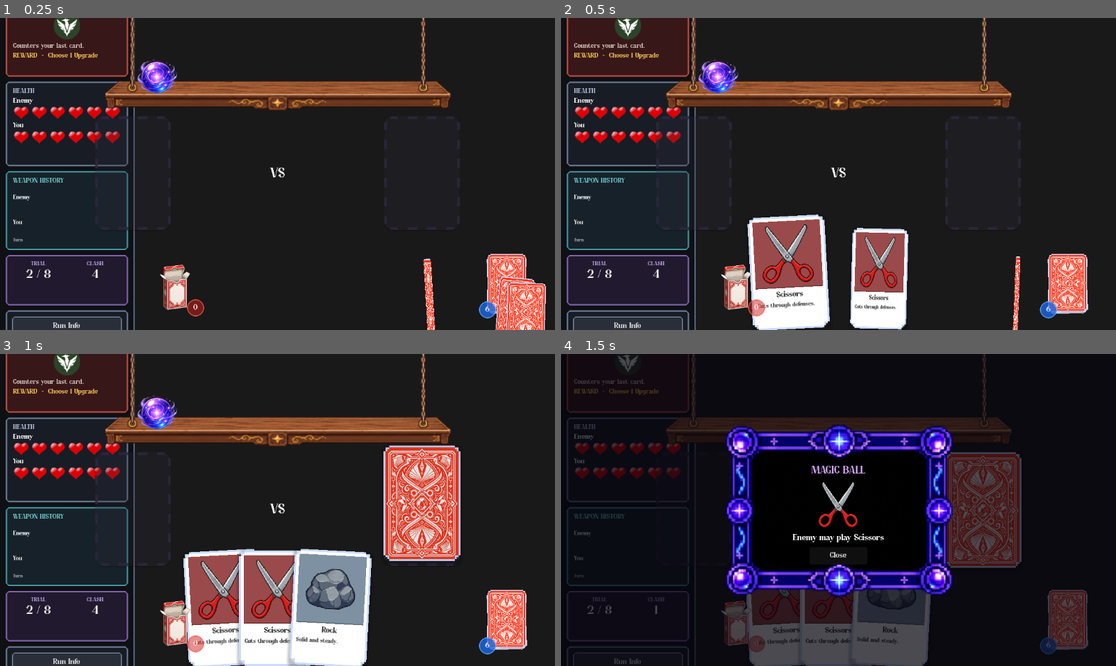
Above: before the commit, frames 1-4 (two rows, left to right).
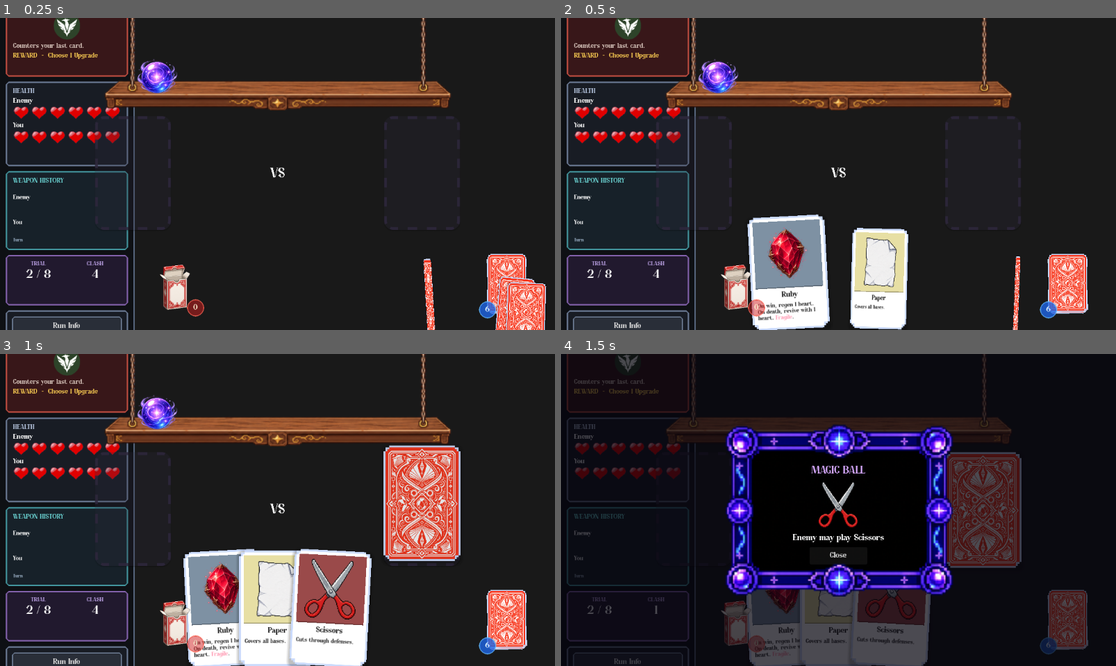
Above: after the commit, the same moments.

Repository: MaulRai/jankpot
Game: Godot game, scene res://scenes/main/Main.tscn
Same seed, same stepped clock (60 frames per second), same inputs: the game is played once before the commit and once after it.
Inputs (mouse positions are in pixels of both pictures, inside the frame that each line leads up to):
- Up to frame 1 (0.25 s): no input
- Up to frame 2 (0.5 s): no input
- Up to frame 3 (1 s): click "Run Info" at 0.5 s
- Up to frame 4 (1.5 s): click (716, 413) at 1.25 s

Frame 1 is identical in both runs. In frame 2, 4.6% of the frame differs, in the area x 34-62%, y 64-97%; in frame 3, 7.0%, in the area x 33-67%, y 63-98%; in frame 4, 2.7%.

Commit message:
test: starting weapon

Diff:
--- a/scenes/main/Main.tscn
+++ b/scenes/main/Main.tscn
@@ -16,6 +16,10 @@
 [ext_resource type="PackedScene" path="res://scenes/ui/DrawPileViewer.tscn" id="15_draw_viewer"]
 [ext_resource type="PackedScene" path="res://scenes/ui/ConsumableShelf.tscn" id="16_shelf"]
 [ext_resource type="PackedScene" path="res://scenes/ui/MagicBallModal.tscn" id="17_magic_modal"]
+[ext_resource type="Resource" path="res://resources/weapons/ruby.tres" id="18_ruby"]
+[ext_resource type="Resource" path="res://resources/weapons/basic_rock.tres" id="19_rock"]
+[ext_resource type="Resource" path="res://resources/weapons/basic_paper.tres" id="20_paper"]
+[ext_resource type="Resource" path="res://resources/weapons/basic_scissors.tres" id="21_scissors"]
 
 [node name="Main" type="Control"]
 layout_mode = 3
@@ -40,6 +44,8 @@
 
 [node name="DeckManager" type="Node" parent="GameController"]
 script = ExtResource("2_def34")
+assigned_deck = Array[CardDef]([ExtResource("18_ruby"), ExtResource("19_rock"), ExtResource("19_rock"), ExtResource("20_paper"), ExtResource("20_paper"), ExtResource("20_paper"), ExtResource("21_scissors"), ExtResource("21_scissors"), ExtResource("21_scissors")])
+starting_hand_indices = Array[int]([0])
 
 [node name="BattleResolver" type="Node" parent="GameController"]
 script = ExtResource("3_ghi56")
--- a/scripts/game/DeckManager.gd
+++ b/scripts/game/DeckManager.gd
@@ -137,9 +137,12 @@
 func _initialize_blueprint() -> void:
 	deck_blueprint.clear()
 	if not assigned_deck.is_empty():
-		for card in assigned_deck:
+		for i in range(assigned_deck.size()):
+			var card := assigned_deck[i]
 			if card:
-				deck_blueprint.append(card.copy())
+				var assigned_card := card.copy()
+				assigned_card.id = "%s_assigned_%d" % [card.id, i]
+				deck_blueprint.append(assigned_card)
 	else:
 		_create_default_blueprint()
 
--- a/scripts/game/EnemyController.gd
+++ b/scripts/game/EnemyController.gd
@@ -175,9 +175,12 @@
 	enemy_hand.clear()
 	enemy_discard_pile.clear()
 	if not assigned_deck.is_empty():
-		for assigned_card in assigned_deck:
+		for i in range(assigned_deck.size()):
+			var assigned_card := assigned_deck[i]
 			if assigned_card:
-				enemy_deck.append(assigned_card.copy())
+				var card := assigned_card.copy()
+				card.id = "%s_assigned_%d" % [assigned_card.id, i]
+				enemy_deck.append(card)
 	else:
 		_generate_enemy_deck(upgrade_count)
 
Not shown: 1 places in scenes/main/Main.tscn that only renumber resources
Not shown, removed: tests/weapon_library_smoke.gd.uid
